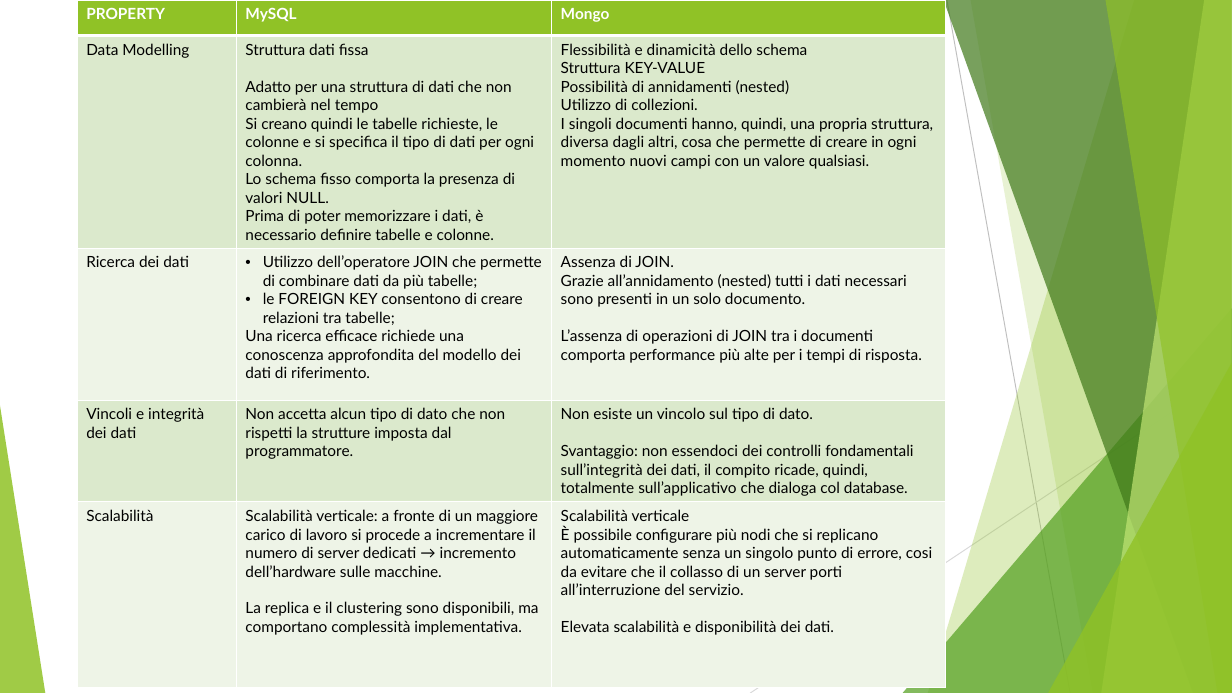
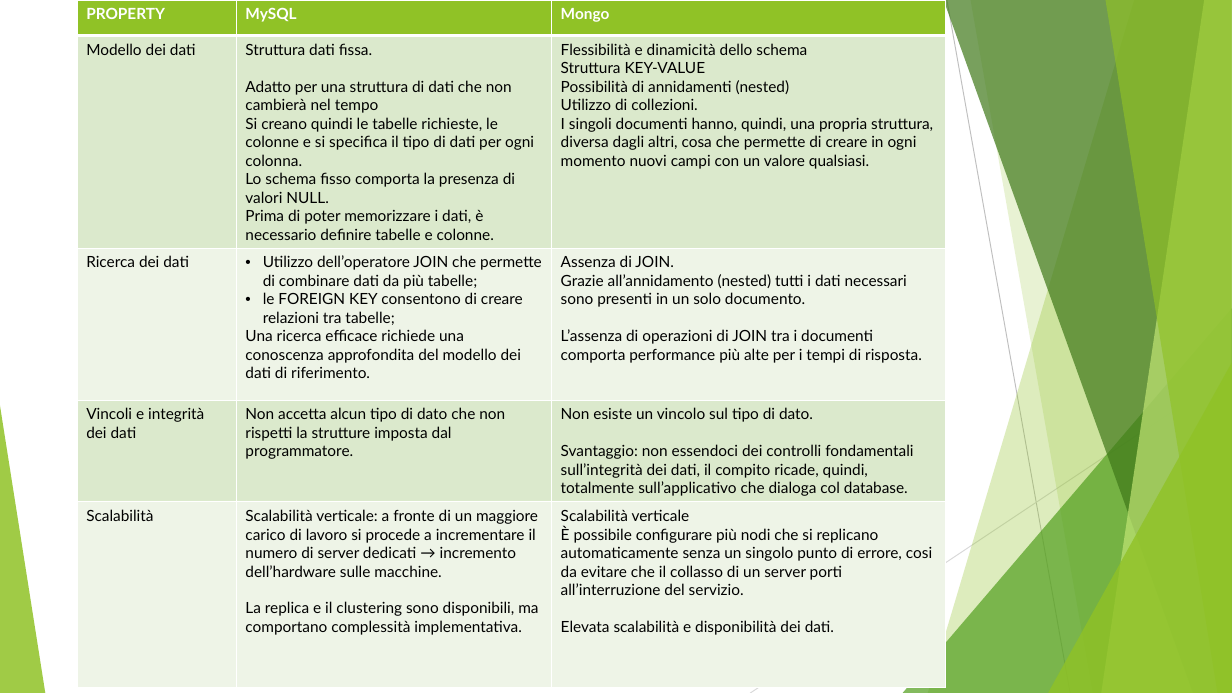
Before and after one commit to lucaMari94/mongodb-sentiment-analysis, a slide deck: slide 40 of silde/slide.pptx. Drawn at 1232x693 pixels with LibreOffice and Linux fonts; fonts in the diff are those of the drawing. Boxes give left, top, right and bottom in pixels: in the first picture for what was removed or moved away, otherwise in the second. Text is boxed around its words. In the diff, an @@ line names an element or a change of style, - is before the commit and + after.

Commit message:
slide wip

```diff
--- a/silde/slide.pptx
+++ b/silde/slide.pptx
@@ table at <box>77,0,945,692</box> @@
-row 2, column 1: Data Modelling
+row 2, column 1: Modello dei dati
-row 2, column 2: Struttura dati fissa / Adatto per una struttura di dati che non cambierà nel tempo / Si creano quindi le tabelle richieste, le colonne e si specifica il tipo di dati per ogni colonna. / Lo schema fisso comporta la presenza di valori NULL. / Prima di poter memorizzare i dati, è necessario definire tabelle e colonne.
+row 2, column 2: Struttura dati fissa. / Adatto per una struttura di dati che non cambierà nel tempo / Si creano quindi le tabelle richieste, le colonne e si specifica il tipo di dati per ogni colonna. / Lo schema fisso comporta la presenza di valori NULL. / Prima di poter memorizzare i dati, è necessario definire tabelle e colonne.
```
Also in this commit, not shown: 5 other slides changed.
